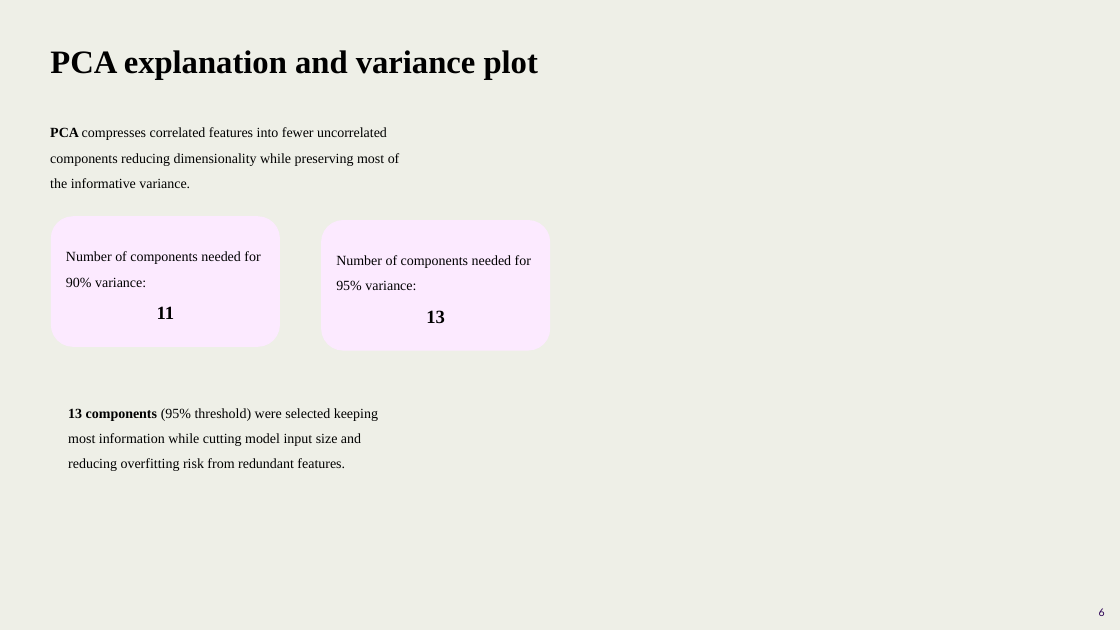
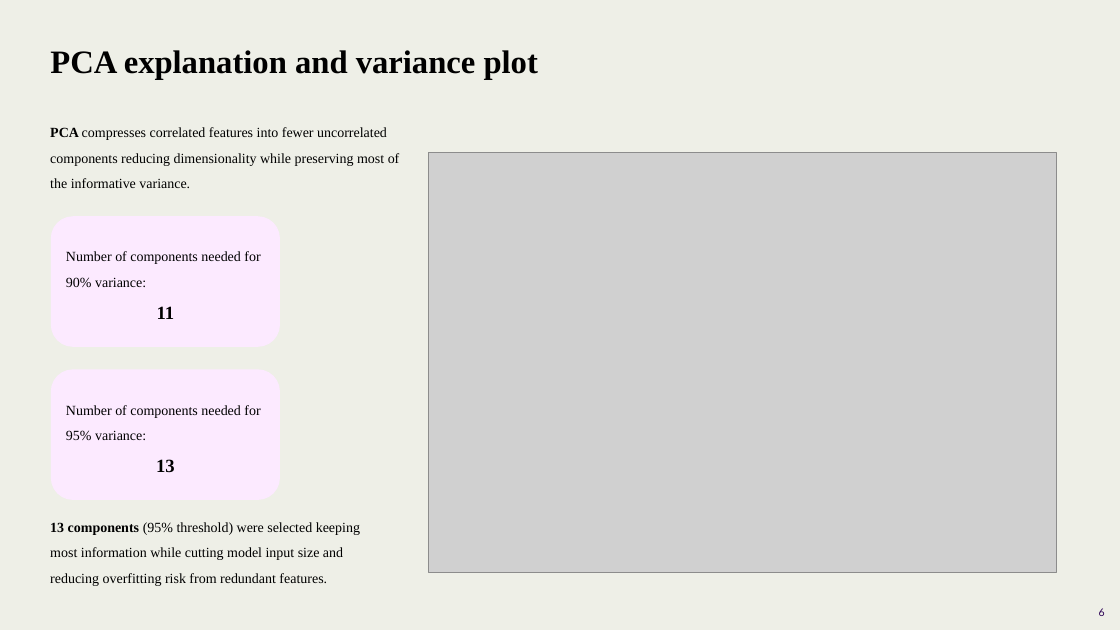
Before and after one commit to Thembelihle-tech/Credit-Risk-Prediction, a slide deck: slide 6 of Credit Risk Prediction System.pptx. Drawn at 1120x630 pixels with LibreOffice and Linux fonts; fonts in the diff are those of the drawing; grey boxes stand for pictures; background and template pictures are left out. Boxes give left, top, right and bottom in pixels: in the first picture for what was removed or moved away, otherwise in the second. Text is boxed around its words. In the diff, an @@ line names an element or a change of style, - is before the commit and + after.

```diff
--- a/Credit Risk Prediction System.pptx
+++ b/Credit Risk Prediction System.pptx
@@ picture added at (429, 152, 1057, 572) @@
@@ rounded rectangle "Number of components needed for ...": place and size @@
-rounded rectangle "Number of components needed for ..." at (322, 221, 549, 350)
+rounded rectangle "Number of components needed for ..." at (51, 370, 279, 499)
@@ text "13 components (95% threshold) were ...": place and size @@
-text "13 components (95% threshold) were ..." at (68, 408, 378, 471)
+text "13 components (95% threshold) were ..." at (50, 522, 360, 586)
```
Also in this commit, not shown: 2 other slides changed, 1 slide added, 1 slide removed, 3 other files.
